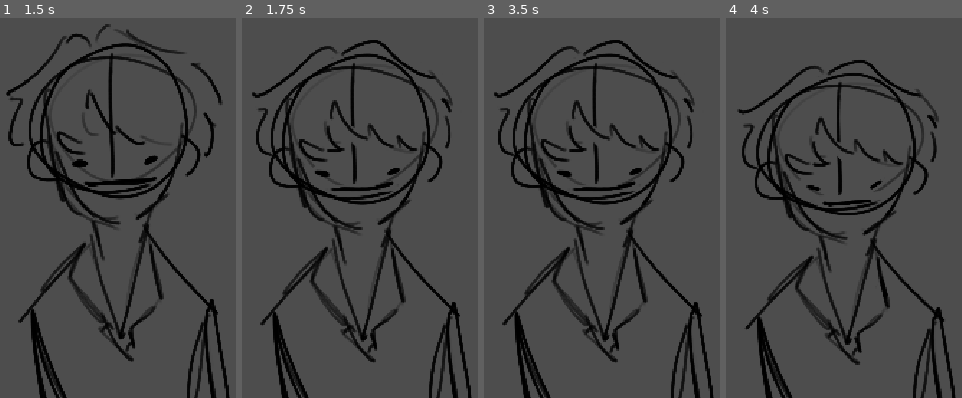
Above: before the commit, frames 1-4 (left to right).
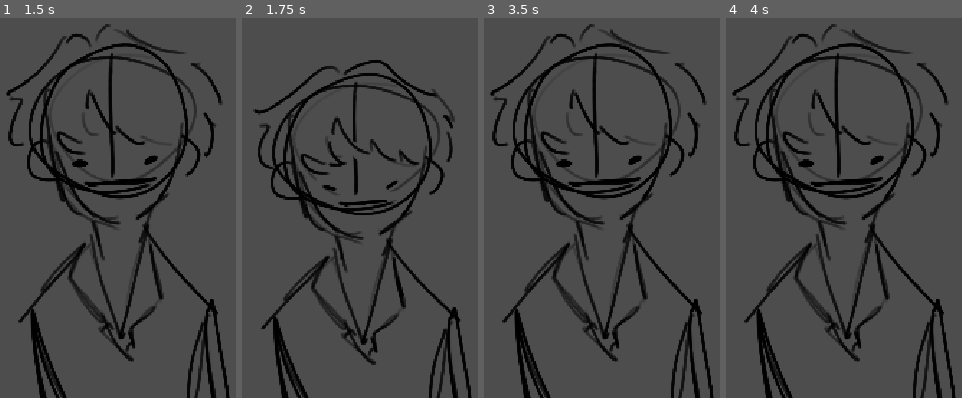
Above: after the commit, the same moments.

Repository: solacite/full-house
Game: Godot game, scene res://scenes/main.tscn
Two runs of this game, one before a commit and one after it. Both use one fixed random seed, a clock stepped at 60 frames per second and the inputs below.
Inputs (mouse positions are in pixels of both pictures, inside the frame that each line leads up to):
- Up to frame 1 (1.5 s): tap Enter (ui_accept) at 0.5 s; move the mouse to (outside the picture) at 0.52 s; hold Right 0.53-1.28 s; hold Enter (ui_accept) 0.53-1.28 s; click (outside the picture) at 0.67 s; move the mouse to (151, 196) at 1.27 s; hold Down from 1.28 s (still down); tap Alt at 1.35 s; click (151, 196) at 1.42 s
- Up to frame 2 (1.75 s): keep holding Down; tap Enter (ui_accept) at 1.52, 1.55 s
- Up to frame 3 (3.5 s): tap Enter (ui_accept) at 1.82, 2.85, 3.02, 3.32 s; move the mouse to (outside the picture) at 2.02 s; release Down at 2.03 s; hold Right 2.03-2.78 s; hold Enter (ui_accept) 2.03-2.78 s; tap Shift at 2.1 s; click (outside the picture) at 2.17 s; move the mouse to (outside the picture) at 2.77 s; hold Up from 2.78 s (still down); click (outside the picture) at 2.92 s
- Up to frame 4 (4 s): move the mouse to (outside the picture) at 3.52 s; release Up at 3.53 s; hold Left from 3.53 s (still down); hold Enter (ui_accept) from 3.53 s (still down); tap Alt at 3.6 s; click (outside the picture) at 3.67 s

Frame 1 is identical in both runs. In frame 2, 16% of the frame differs, in the area x 4-93%, y 5-99%; in frame 3, 15%; in frame 4, 19%, in the area x 2-97%, y 1-100%.

Commit message:
push everything because i forgot to

Diff:
--- a/scenes/main.tscn
+++ b/scenes/main.tscn
@@ -6,6 +6,7 @@
 [ext_resource type="Texture2D" uid="uid://yysqen7i012i" path="res://assets/dude/three.png" id="3_tefeu"]
 [ext_resource type="Texture2D" uid="uid://ckqwwtfjbmagl" path="res://assets/dude/four.png" id="4_o6xl0"]
 [ext_resource type="AudioStream" uid="uid://4fskdsm2tei6" path="res://audio/kick.wav" id="6_tefeu"]
+[ext_resource type="AudioStream" uid="uid://nd48o48vyvij" path="res://audio/clap.wav" id="8_tipki"]
 
 [sub_resource type="SpriteFrames" id="SpriteFrames_smhyf"]
 animations = [{
@@ -27,6 +28,23 @@
 "speed": 13.0
 }, {
 "frames": [{
+"duration": 2.0,
+"texture": ExtResource("1_jyhfs")
+}, {
+"duration": 1.0,
+"texture": ExtResource("2_tbgi4")
+}, {
+"duration": 1.0,
+"texture": ExtResource("3_tefeu")
+}, {
+"duration": 1.0,
+"texture": ExtResource("4_o6xl0")
+}],
+"loop": 1,
+"name": &"bounce four",
+"speed": 10.0
+}, {
+"frames": [{
 "duration": 1.0,
 "texture": ExtResource("1_jyhfs")
 }],
@@ -38,12 +56,30 @@
 [node name="Main" type="Node2D" unique_id=1561991571]
 script = ExtResource("1_tbgi4")
 
+[node name="ColorRect" type="ColorRect" parent="." unique_id=1015806473]
+visible = false
+offset_right = 1163.0
+offset_bottom = 659.0
+mouse_filter = 2
+color = Color(0.2946406, 0.29464063, 0.2946406, 1)
+
 [node name="dude" type="AnimatedSprite2D" parent="." unique_id=1942599532]
 position = Vector2(283.99997, 285)
 scale = Vector2(0.36, 0.36)
 sprite_frames = SubResource("SpriteFrames_smhyf")
-animation = &"bounce"
+animation = &"bounce four"
 autoplay = "idle"
 
-[node name="AudioStreamPlayer2D" type="AudioStreamPlayer2D" parent="." unique_id=562846484]
+[node name="Area2D" type="Area2D" parent="dude" unique_id=1038586248]
+
+[node name="CollisionPolygon2D" type="CollisionPolygon2D" parent="dude/Area2D" unique_id=1247388874]
+position = Vector2(0, -2.777771)
+polygon = PackedVector2Array(197.22229, 213.88892, 158.33344, 258.3333, 141.66675, 350.00006, 402.7779, 658.33344, 475.00006, 1013.889, -280.5555, 1016.6667, -316.6666, 658.33344, -63.888794, 380.5556, -66.666626, 291.6667, -172.22217, 244.44452, -211.11102, 133.33337, -269.4444, 133.33337, -327.7777, 88.888916, -319.4444, 22.222229, -299.99994, -11.111084, -386.11105, -8.333313, -386.11105, -86.111084, -338.88882, -197.22223, -397.22217, -216.66669, -258.33325, -308.33334, -166.66663, -436.1111, -94.4444, -430.55557, -72.22217, -391.66666, -22.222168, -483.33334, 136.1112, -416.6667, 275.00006, -377.77777, 325.00006, -322.22223, 419.44452, -222.22223, 430.5556, -150, 352.7779, -166.66669, 425.00006, -61.111084, 388.88898, 41.666687, 341.6668, 69.44446, 313.88898, 119.44446, 261.11115, 127.77777)
+
+[node name="dude kick" type="AudioStreamPlayer2D" parent="." unique_id=562846484]
 stream = ExtResource("6_tefeu")
+
+[node name="dude clap" type="AudioStreamPlayer2D" parent="." unique_id=1162253253]
+stream = ExtResource("8_tipki")
+
+[connection signal="input_event" from="dude/Area2D" to="." method="_on_area_2d_input_event"]
--- /dev/null
+++ b/scripts/dude_1.gd
@@ -0,0 +1,28 @@
+extends Node2D
+
+@onready var dude: AudioStreamPlayer2D = $"dude kick"
+
+@export var kick: AudioStream
+@export var kick_four: AudioStream
+
+func _process(_delta: float) -> void:
+	# kick dude anim
+	if $dude.animation != "idle" and $dude.is_playing():
+		return
+	if Input.is_action_pressed("ui_accept"):
+		dude.stream = kick
+		dude.play()
+		$dude.play("bounce")
+	else:
+		$dude.play("idle")
+
+
+func _on_area_2d_input_event(_viewport: Node, event: InputEvent, _shape_idx: int) -> void:
+	if event is InputEventMouseButton and event.pressed and event.button_index == MOUSE_BUTTON_LEFT:
+		if $dude.animation == "bounce four":
+			$dude.play("idle")
+			dude.stop()
+		else:
+			dude.stream = kick_four
+			dude.play()
+			$dude.play("bounce four")
--- a/scripts/main.gd
+++ b/scripts/main.gd
@@ -1,13 +1,28 @@
 extends Node2D
 
-func _process(delta: float) -> void:
+@onready var dude: AudioStreamPlayer2D = $"dude kick"
+
+@export var kick: AudioStream
+@export var kick_four: AudioStream
+
+func _process(_delta: float) -> void:
+	# kick dude anim
 	if $dude.animation != "idle" and $dude.is_playing():
-		print("not idle!")
 		return
 	if Input.is_action_pressed("ui_accept"):
-		$AudioStreamPlayer2D.play()
+		dude.stream = kick
+		dude.play()
 		$dude.play("bounce")
-		print("kick")
 	else:
 		$dude.play("idle")
-		print("we idle")
+
+
+func _on_area_2d_input_event(_viewport: Node, event: InputEvent, _shape_idx: int) -> void:
+	if event is InputEventMouseButton and event.pressed and event.button_index == MOUSE_BUTTON_LEFT:
+		if $dude.animation == "bounce four":
+			$dude.play("idle")
+			dude.stop()
+		else:
+			dude.stream = kick_four
+			dude.play()
+			$dude.play("bounce four")
Not shown, added: audio/clap four.wav.import
Not shown, added: audio/clap.wav.import
Not shown, added: audio/kick four.wav.import
Not shown, added: export_presets.cfg
Not shown, added: scripts/dude_1.gd.uid
Not shown, added: audio/clap four.wav
Not shown, added: audio/clap.wav
Not shown, added: audio/kick four.wav
Not shown, added: index.zip
